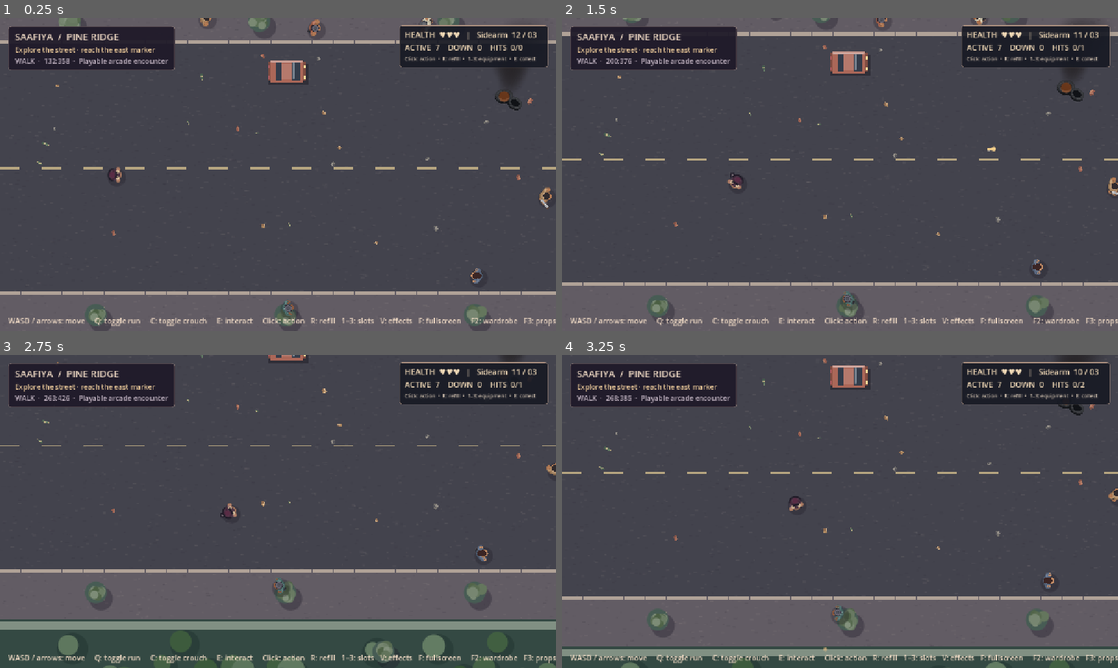
Above: before the commit, frames 1-4 (two rows, left to right).
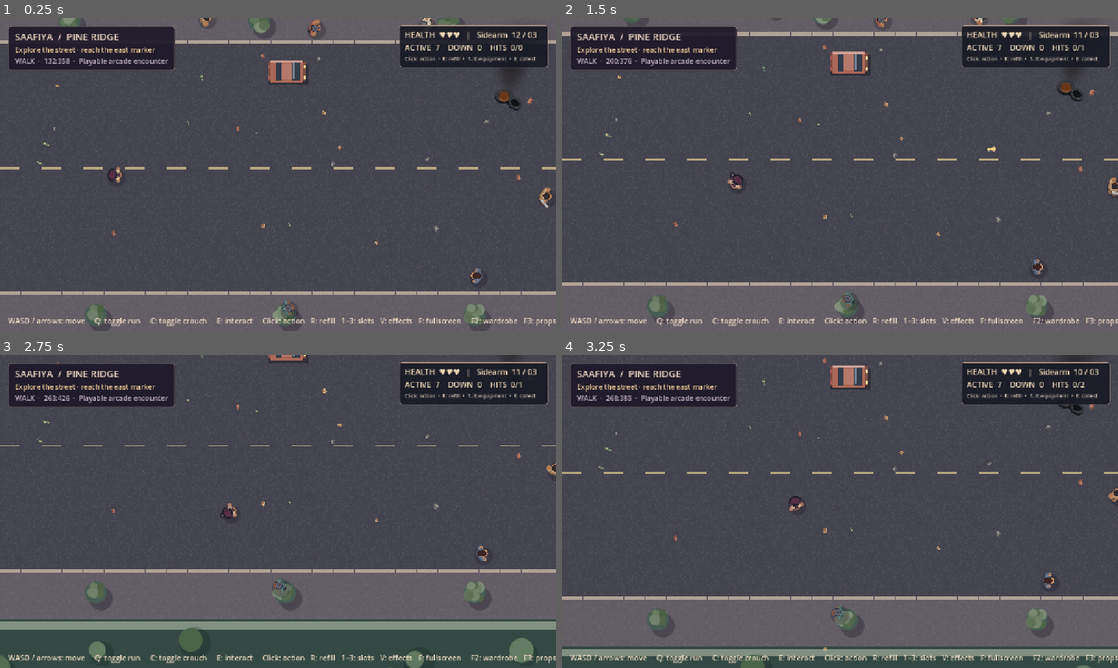
Above: after the commit, the same moments.

Repository: cryogenized-spec/Pineridge-Crisis-Saafiya-s-Revenge
Game: Godot game, scene res://scenes/main.tscn
The game is run twice, just before and just after one commit, with the same random seed, the same clock (stepped at 60 frames per second) and the same inputs.
Inputs (mouse positions are in pixels of both pictures, inside the frame that each line leads up to):
- Up to frame 1 (0.25 s): no input
- Up to frame 2 (1.5 s): tap Enter at 0.5 s; move the mouse to (962, 158) at 0.52 s; hold Right 0.53-1.28 s; tap E at 0.6 s; click (962, 158) at 0.67 s; move the mouse to (728, 190) at 1.27 s; hold Down from 1.28 s (still down); tap 1 at 1.35 s
- Up to frame 3 (2.75 s): tap E at 1.55, 2.3 s; move the mouse to (333, 442) at 2.02 s; release Down at 2.03 s; hold Right from 2.03 s (still down); tap 2 at 2.1 s
- Up to frame 4 (3.25 s): move the mouse to (812, 574) at 2.77 s; release Right at 2.78 s; hold Up from 2.78 s (still down); tap 3 at 2.85 s; click (812, 574) at 2.92 s; tap E at 3.05 s

The runs differ from the first frame. In frame 1, 0.3% of the frame differs, in the area x 10-88%, y 0-99%; in frame 2, 0.3%; in frame 3, 2.0%, in the area x 0-100%, y 72-100%; in frame 4, 0.4%.

Commit message:
Replace 17k street strokes with a cached texture and reduce web overdraw

Diff:
--- a/scripts/main.gd
+++ b/scripts/main.gd
@@ -191,7 +191,7 @@
 		var movement:Vector2=person.position-previous
 		person.animate(delta,movement,0.0 if cos(t)>0 else PI, false, false)
 	status.text="%s  ·  %03d:%03d  ·  Playable arcade encounter" % ["CROUCH" if low else ("RUN" if running else "WALK"),int(player.position.x),int(player.position.y)]
-	queue_redraw()
+	# Child actors redraw themselves; this node draws no animated geometry.
 
 func _draw() -> void:
 	# Marker visuals are drawn by the dedicated overlay below street rendering.
--- a/scripts/street.gd
+++ b/scripts/street.gd
@@ -6,10 +6,13 @@
 const SHOP_NAMES := ["HOME & MORE", "PINE RIDGE", "BAKERY", "RECORDS", "PHARMACY"]
 const Props = preload("res://scripts/prop_library.gd")
 var obstacles: Array[Rect2] = []
+var grain_texture: ImageTexture
+const GRAIN_SAMPLES := 2400
 var litter: Array[Dictionary] = []
 var haze_origins := PackedVector2Array([Vector2(580,268),Vector2(1290,435),Vector2(1880,262)])
 
 func _ready() -> void:
+	prepare_grain()
 	# Scenic architecture is a backdrop, not an explorable building plan.
 	obstacles.append(Rect2(0, 0, SIZE.x, 140))
 	obstacles.append(Rect2(0, 550, SIZE.x, 150))
@@ -26,6 +29,19 @@
 		litter.append({"p":p+Vector2(12,8),"id":"tyre","angle":0.6,"size":22.0})
 	queue_redraw()
 
+func prepare_grain() -> void:
+	var image := Image.create(128,128,false,Image.FORMAT_RGBA8)
+	image.fill(Color.TRANSPARENT)
+	var rand := RandomNumberGenerator.new()
+	rand.seed = 734901
+	for i in range(GRAIN_SAMPLES):
+		var x := rand.randi_range(0,127)
+		var y := rand.randi_range(0,127)
+		var light := rand.randf_range(0.25,0.85)
+		image.set_pixel(x,y,Color(light,light*0.93,light*0.88,rand.randf_range(0.04,0.18)))
+	grain_texture = ImageTexture.create_from_image(image)
+	texture_repeat = CanvasItem.TEXTURE_REPEAT_ENABLED
+
 func blocked(p: Vector2, radius: float = 7.0) -> bool:
 	if p.x < radius or p.y < radius or p.x > SIZE.x - radius or p.y > SIZE.y - radius:
 		return true
@@ -39,12 +55,8 @@
 	rng.seed = 123456
 	draw_rect(Rect2(Vector2.ZERO, SIZE), Color("#625c64"))
 	draw_rect(Rect2(0, 208, SIZE.x, 284), Color("#43434d"))
-	for i in range(17000):
-		var p := Vector2(rng.randf_range(0, SIZE.x), rng.randf_range(0, SIZE.y))
-		var c := Color(0.8, 0.74, 0.69, rng.randf_range(0.025, 0.10))
-		if i % 2 == 0:
-			c = Color(0.12, 0.10, 0.15, rng.randf_range(0.03, 0.13))
-		draw_line(p, p + Vector2(rng.randf_range(0.6, 3.8), 0), c, 0.65, true)
+	if grain_texture != null:
+		draw_texture_rect(grain_texture,Rect2(0,0,SIZE.x,SIZE.y),true)
 	for x in range(0, 2320, 24):
 		draw_rect(Rect2(x, 204, 23, 4), Color("#b0a297"))
 		draw_rect(Rect2(x, 492, 23, 4), Color("#b0a297"))
--- a/scripts/street_haze.gd
+++ b/scripts/street_haze.gd
@@ -3,8 +3,10 @@
 var origins := PackedVector2Array()
 var clock := 0.0
 var smoke_texture: Texture2D
+var smoke_count := 8
 
 func _ready() -> void:
+	smoke_count = 6 if OS.has_feature("web") else 10
 	var image := Image.create(64,64,false,Image.FORMAT_RGBA8)
 	for y in range(64):
 		for x in range(64):
@@ -24,8 +26,8 @@
 		return
 	for j in range(origins.size()):
 		var origin := origins[j]
-		for i in range(16):
-			var t := fposmod(clock*0.26+float(i)/16.0+float(j)*0.13,1.0)
+		for i in range(smoke_count):
+			var t := fposmod(clock*0.26+float(i)/float(smoke_count)+float(j)*0.13,1.0)
 			var drift := Vector2(22.0*t+sin(t*8.0+float(j))*9.0*t,-74.0*t)
 			var size := 19.0+65.0*t
 			var alpha := sin(PI*t)*0.48
